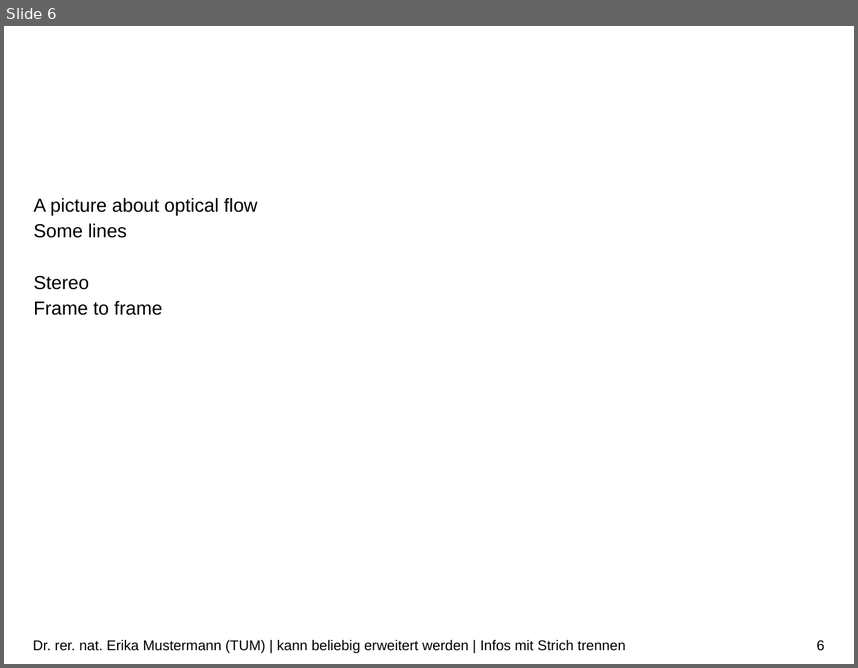
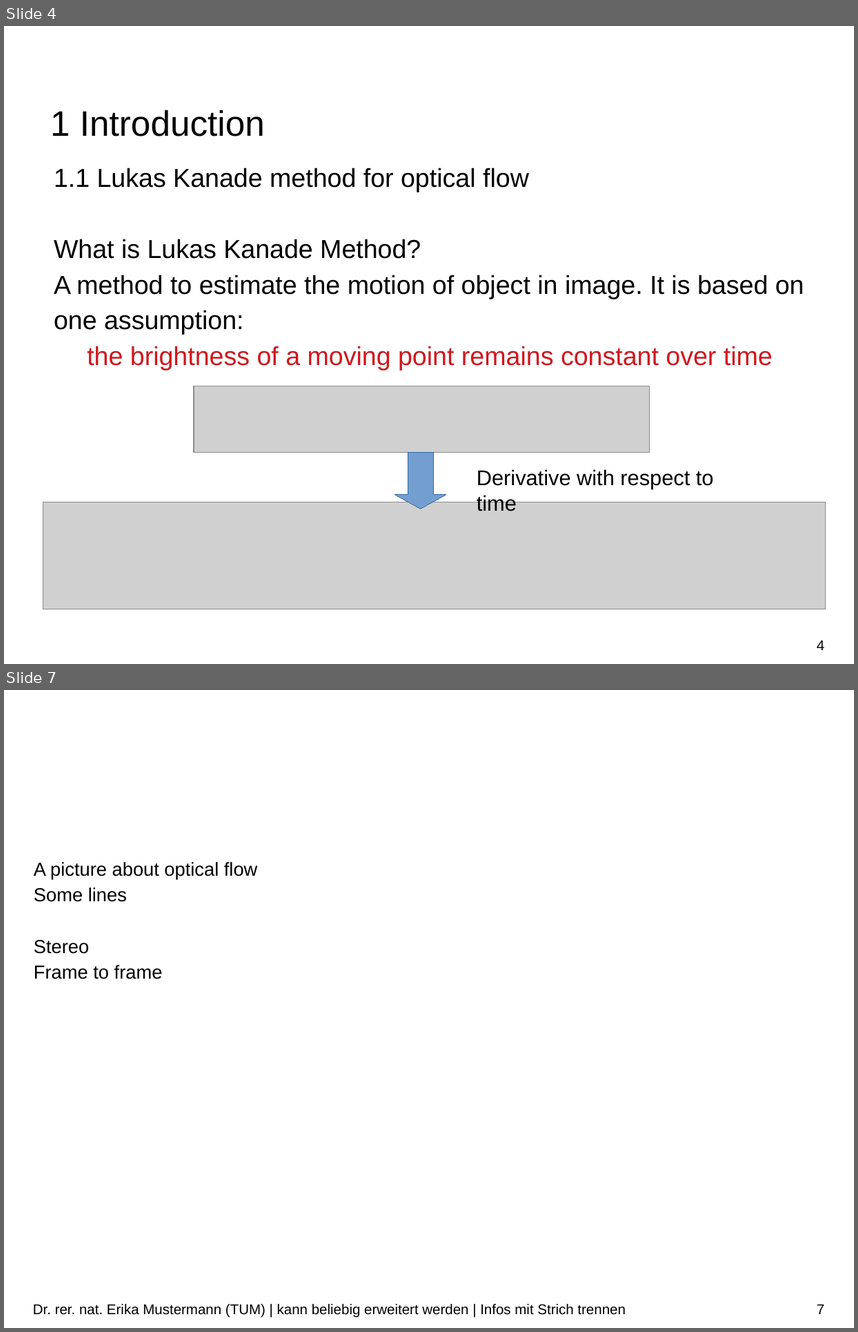
Before and after one commit to Tom-Huang/visual_navigation, a slide deck: Indirect Visual Odometry with Optical Flow.pptx. Shown one above the other, each under a label of ours: slide 6 before the commit, slides 4 and 7 after it; the slides between them are not shown. The pictures are 858x668 and 858x1332 pixels, drawn with LibreOffice and Linux fonts; fonts in the diff are those of the drawing; grey boxes stand for pictures; background and template pictures are left out. Boxes give left, top, right and bottom in pixels: in the first picture for what was removed or moved away, otherwise in the second. Text is boxed around its words. In the diff, an @@ line names an element or a change of style, - is before the commit and + after.

```diff
--- a/Indirect Visual Odometry with Optical Flow.pptx
+++ b/Indirect Visual Odometry with Optical Flow.pptx
@@ slide 4 added at [4, 26, 854, 664], background #FFFFFF @@
@@ text added at [50, 109, 265, 136], 30 pt, text #000000 @@
+1 Introduction
@@ text added at [54, 167, 804, 370], 22 pt, text #000000 @@
+1.1 Lukas Kanade method for optical flow
+What is Lukas Kanade Method?
+A method to estimate the motion of object in image. It is based on one assumption:
+the brightness of a moving point remains constant over time
@@ picture added at [194, 385, 649, 452] @@
@@ freeform shape added at [395, 452, 446, 508], fill #729FCF, outline #3465A4 0.75 pt @@
@@ text added at [477, 469, 714, 511], 18 pt, text #000000 @@
+Derivative with respect to time
@@ picture added at [43, 502, 825, 609] @@
@@ page number added at [817, 640, 824, 650], 12 pt, text #000000 @@
+4
@@ what was slide 6 is now slide 7 @@
@@ page number at [817, 1304, 824, 1314]: text changed @@
-6
+7
```
Also in this commit, not shown: 20 slides changed, 1 other slide added, 1 slide removed, 2 other files.
